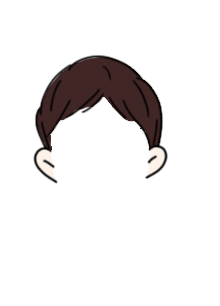
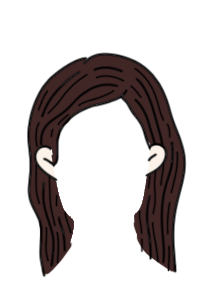
Before/after of a (220, 306) layered artwork. What changed in the layer stack:
added group "黄长发 拷贝" with 7 layers above "短发" over [26,52,187,278]
added layer "图层 573 拷贝 3" (1st of 2, in "黄长发 拷贝") in group "黄长发 拷贝" over [33,141,169,183]
added layer "图层 630 拷贝 2" (1st of 2, in "黄长发 拷贝") in group "黄长发 拷贝" over [36,145,165,177]
added layer "图层 633" (1st of 2, in "黄长发 拷贝") in group "黄长发 拷贝" over [26,52,187,278]
added layer "图层 634 拷贝 3" in group "黄长发 拷贝" over [29,55,184,276]
added layer "图层 634 拷贝 2" in group "黄长发 拷贝" over [29,55,184,272]
added layer "图层 634 拷贝" in group "黄长发 拷贝" over [29,55,184,272]
added layer "图层 634" (1st of 2, in "黄长发 拷贝") in group "黄长发 拷贝" over [29,55,184,272]
hid group "短发" (5 layers) over [33,54,169,185]
